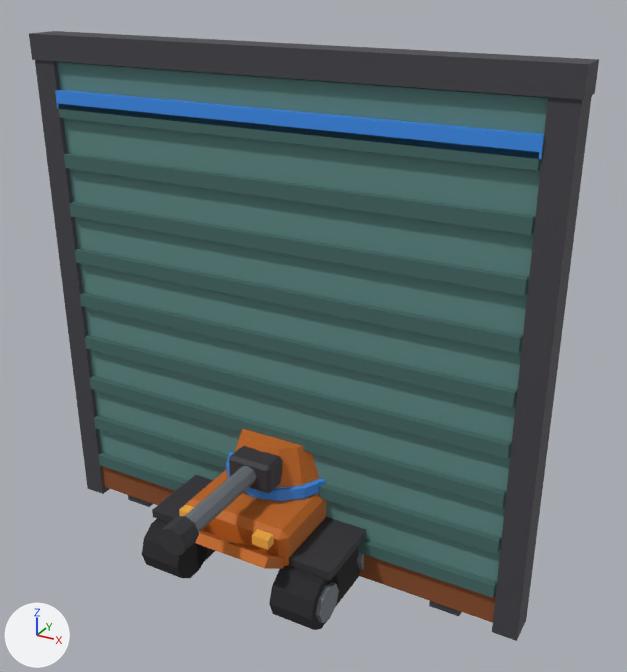
The glTF model models/PROPS.glb as it was, and as the next commit left it.
Rendered twice from a 50 mm camera at (1.17, -1.92, 1.71) aimed at (0.1, 0.03, 0.74). The lights are fixed; the arrows at lower left show +X, +Y and +Z. The older version comes first. Where no turn or scale is listed for an object, it has been applied to the vertices.

Names of what the first picture shows: 'PROP_DoorMesh', 'PROP_TurretBase', 'PROP_TurretHead.001'.
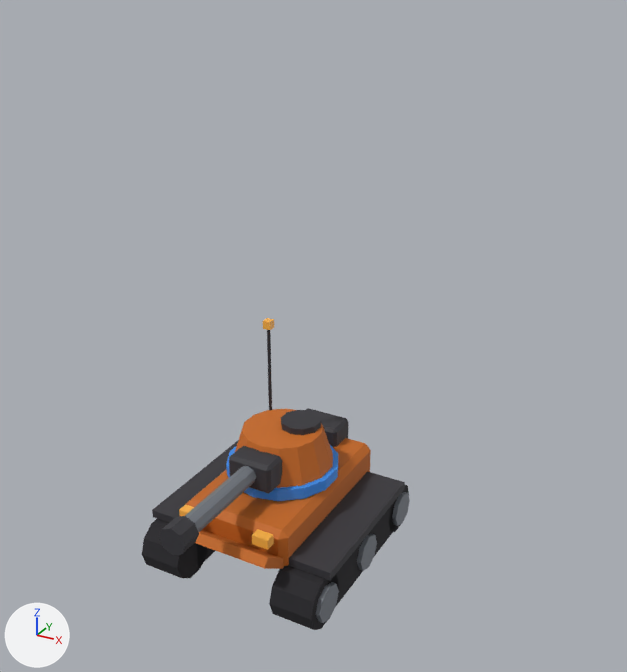
Boxes (x1, y1, x2, y2) around the edits, measured in the pictures (627 x 672 px):
'PROP_DoorMesh', deleted
    before: (29, 31, 599, 641)
    faces in mat_doorpaint (cyan #5f8b87): (57, 62, 548, 595)
    faces in mat_doorrib (dark cyan #436966): (58, 103, 541, 598)
    faces in mat_frame (dark grey #49494f): (29, 31, 599, 641)
    faces in mat_team (blue #3a8ff0): (55, 90, 544, 159)
    faces in mat_rust (brown #8b4e28): (102, 466, 496, 623)

The change, as a list of edits to the scene's bpy script:
```text
Remove ob_prop_doormesh:
    ob_prop_doormesh = bpy.data.objects.new('PROP_DoorMesh', me_prop_doormesh)
    ob_prop_doormesh.location = (0.0, 0.205, 0.752)
```
